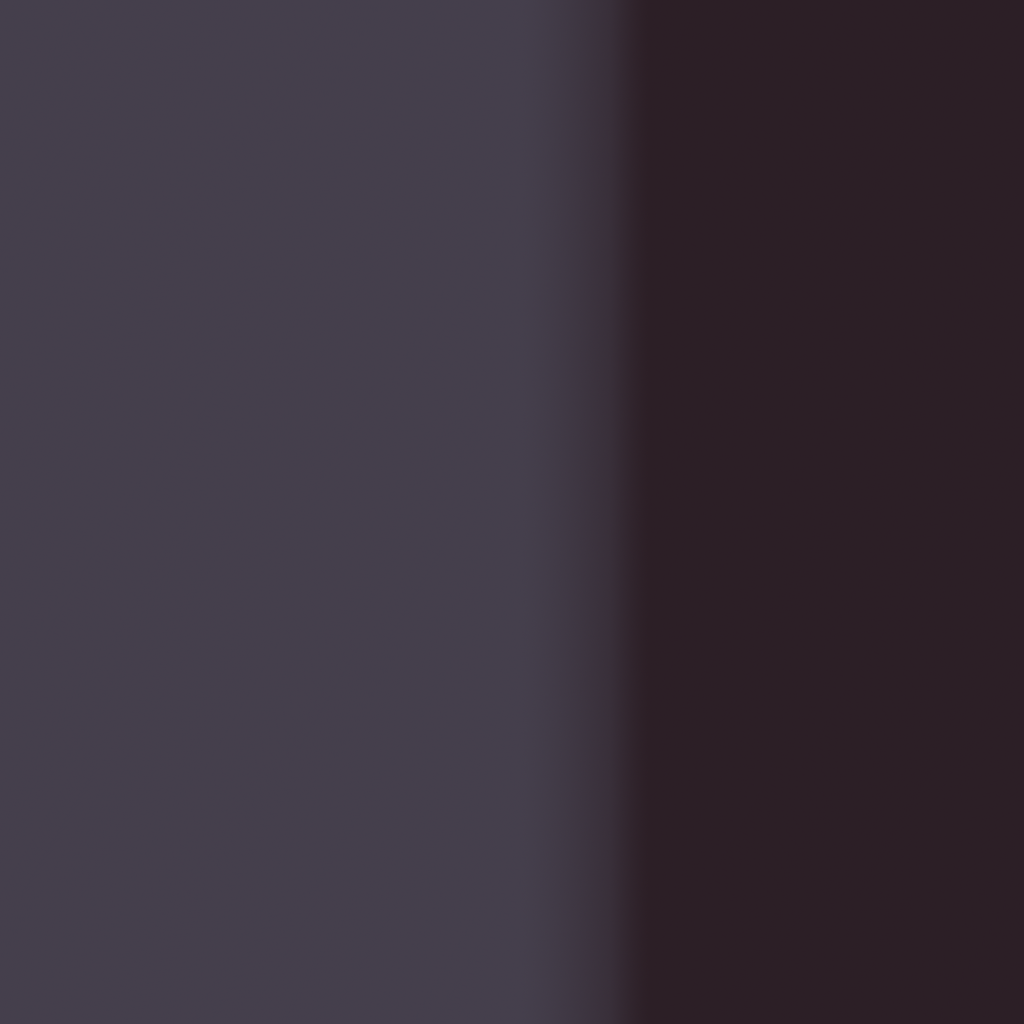
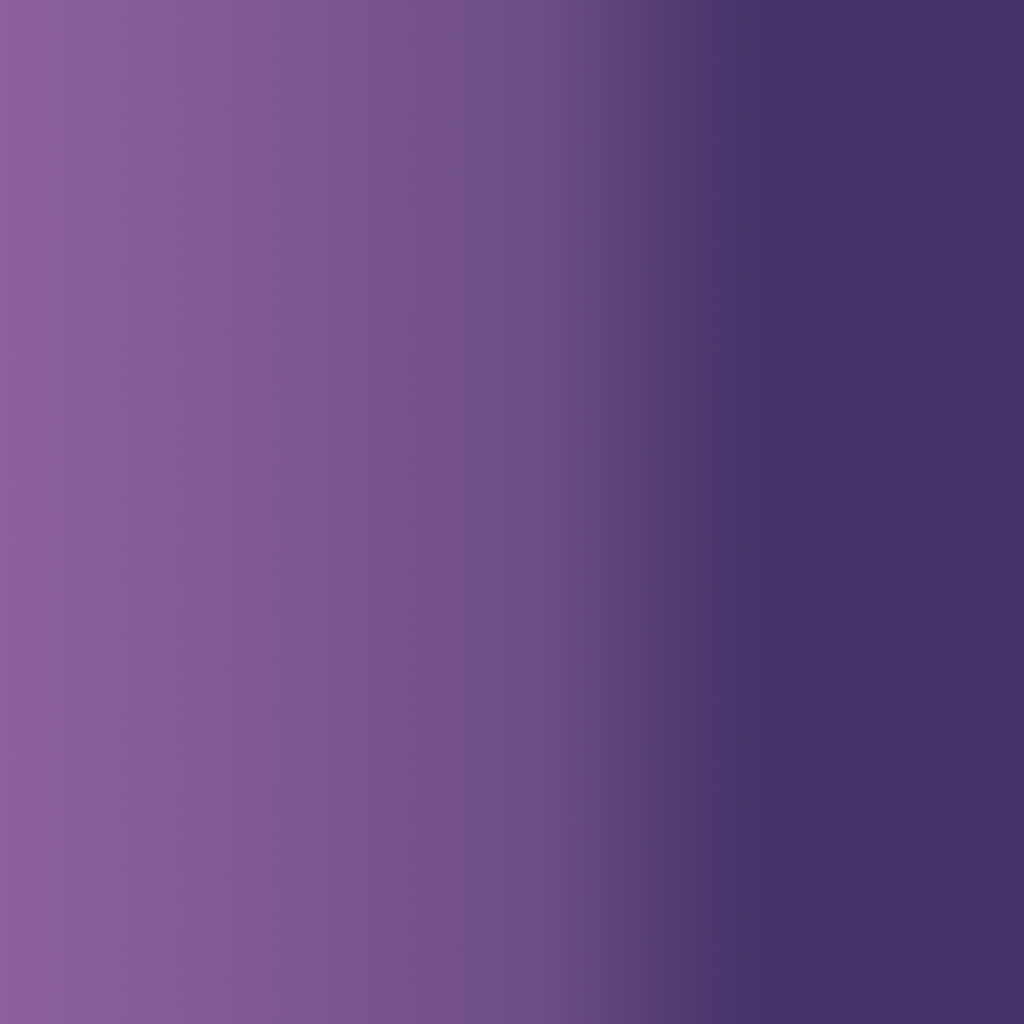
Layered file, before and after one edit (1024x1024). Changes by layer:
painted on "图层 2" over [0, 0, 1024, 1024]
